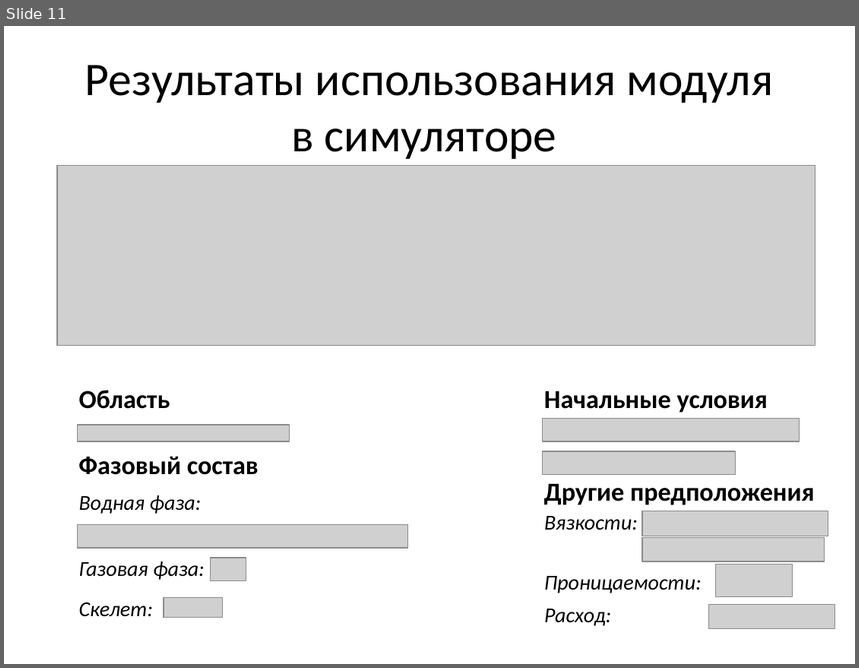
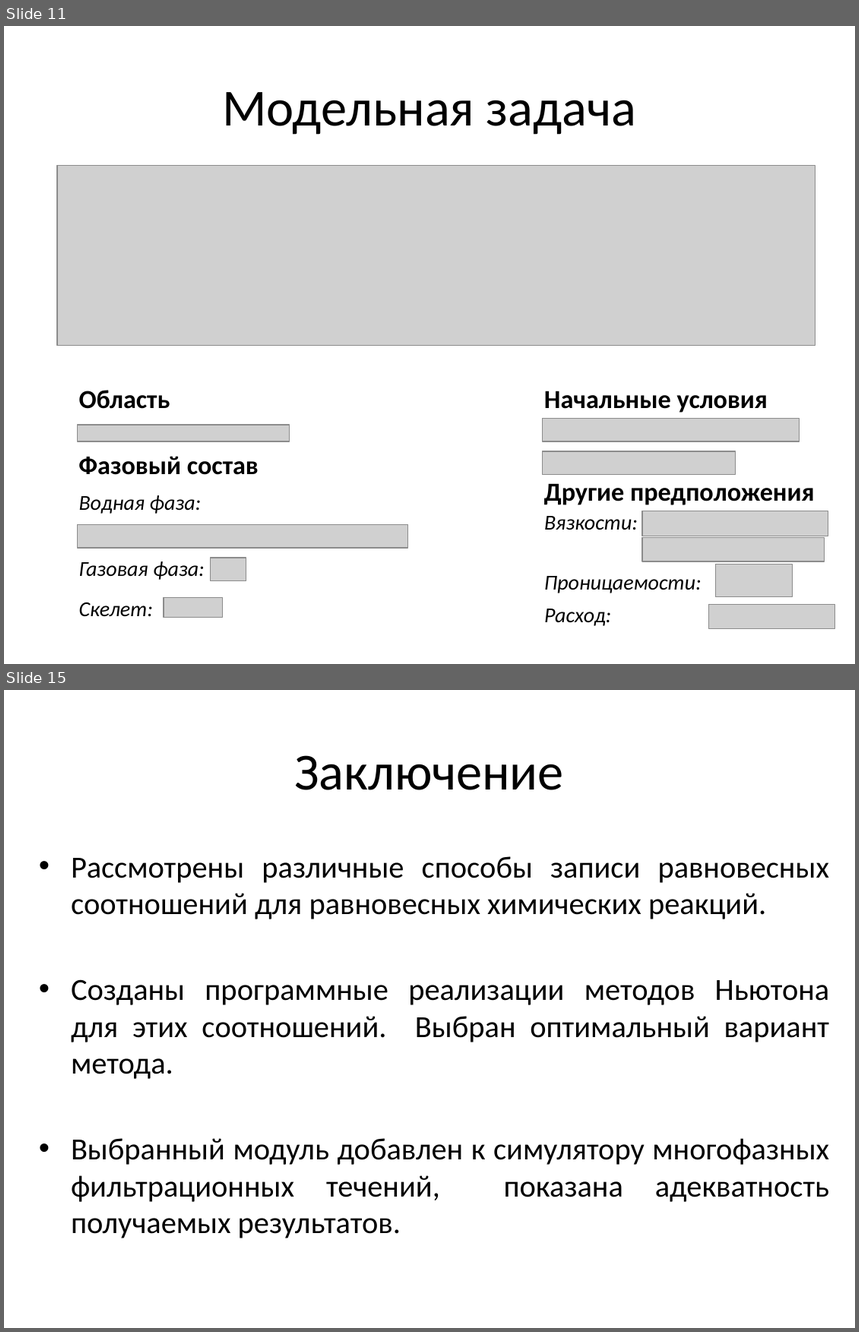
Before and after one commit to GrininViktor/Diplom, a slide deck: Презентация.pptx. Shown one above the other, each under a label of ours: slide 11 before the commit, slides 11 and 15 after it; the slides between them are not shown. The pictures are 859x668 and 859x1332 pixels, drawn with LibreOffice and Linux fonts; fonts in the diff are those of the drawing; grey boxes stand for pictures. Boxes give left, top, right and bottom in pixels: in the first picture for what was removed or moved away, otherwise in the second. Text is boxed around its words. In the diff, an @@ line names an element or a change of style, - is before the commit and + after.

```diff
--- a/Презентация.pptx
+++ b/Презентация.pptx
@@ slide 15 added at (4,690,855,1328), background #FFFFFF @@
@@ title added at (294,755,564,790), 44 pt, text #000000 @@
+Заключение
@@ text added at (71,856,830,1239), 26 pt, text #000000 @@
+• Рассмотрены различные способы записи равновесных соотношений для равновесных химических реакций.
+• Созданы программные реализации методов Ньютона для этих соотношений. Выбран оптимальный вариант метода.
+• Выбранный модуль добавлен к симулятору многофазных фильтрационных течений, показана адекватность получаемых результатов.
@@ slide 11 changed as well @@
@@ title at (222,92,637,135): text changed; size 39.6 to 44 pt @@
-Результаты использования модуля
-в симуляторе
+Модельная задача
```
Also in this commit, not shown: 10 other slides changed, 4 other slides added, 1 slide removed, 2 other files.
